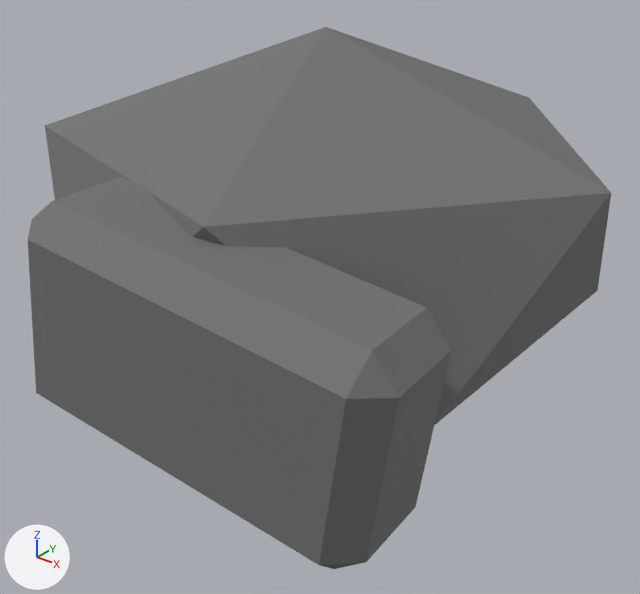
Renders of the glTF model assets/exports/npc/npc_module_hair_5_v01.glb from each side of a commit.
Both versions are drawn from a camera (50 mm lens) standing at (0.882, -1.077, 0.824) and looking at (0.056, -0.045, 0.184). The axes (+X, +Y, +Z) are drawn at lower left. The lights are the same throughout. The first picture is the older version. Vertices at exactly the same position are counted once.

In view in the first picture: 'GEO_npc_module_hair_5_v01'.
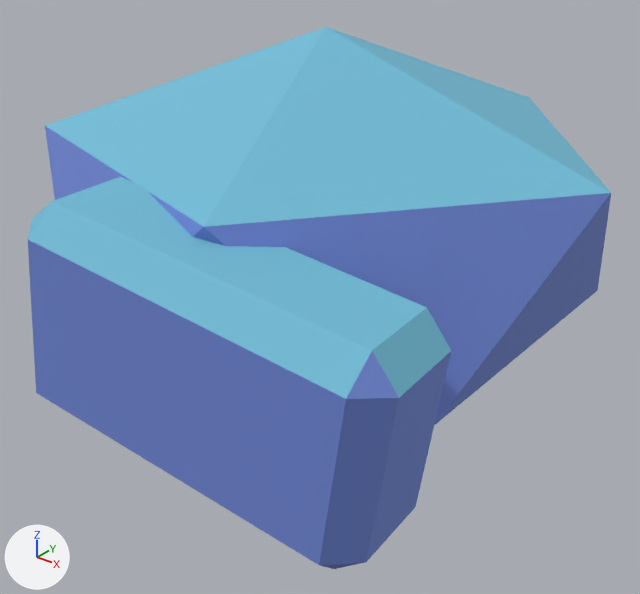
The change, as JSON lines over the scene's bpy script:
```json
{"block": "me_geo_npc_module_hair_5_v01", "where": "me_geo_npc_module_hair_5_v01.from_pydata(...)  # 36 vertices, 64 faces; spans x -0.483..0.483, y -0.5..0.465, z 0.0..0.6"}
{"block": "me_geo_npc_module_hair_5_v01", "where": "# used by ob_geo_npc_module_hair_5_v01; location = (0.0, 0.0, 0.0)"}
{"block": "me_geo_npc_module_hair_5_v01", "change": "me_geo_npc_module_hair_5_v01 part 1: 47 faces centred in x -0.421..0.44, y -0.486..0.411, z 0.069..0.347 are repainted in the vertex colours; the middle colour goes from grey #717171 to blue #7189d7"}
{"block": "me_geo_npc_module_hair_5_v01", "change": "me_geo_npc_module_hair_5_v01 part 2: 17 faces centred in x -0.26..0.44, y -0.472..0.269, z 0.345..0.489 are repainted in the vertex colours; the middle colour goes from grey #717171 to cyan #71bcd7"}
```

Location of each change, (x1, y1, x2, y2) in pixels of the pictures (640 x 594 px):
```json
{"part": 1, "of": "me_geo_npc_module_hair_5_v01", "change": "recoloured", "before": [28, 126, 611, 569], "after": [28, 126, 611, 569], "on screen": "grey to blue"}
{"part": 2, "of": "me_geo_npc_module_hair_5_v01", "change": "recoloured", "before": [28, 27, 611, 399], "after": [28, 27, 611, 399], "on screen": "grey to cyan"}
```
